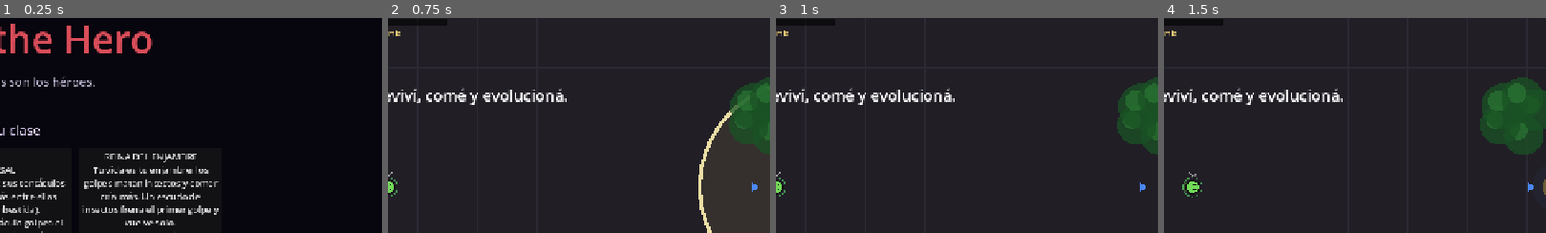
Above: before the commit, frames 1-4 (left to right).
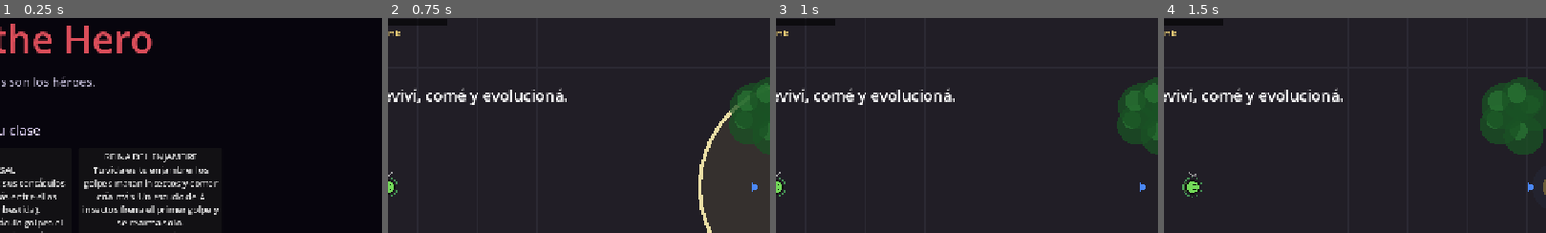
Above: after the commit, the same moments.

Repository: FedeOsorio/survive-the-hero
Game: Godot game, scene res://scenes/menu.tscn
Same seed, same stepped clock (60 frames per second), same inputs: the game is played once before the commit and once after it.
Inputs (mouse positions are % of the whole screen's width and height, from its top left):
- Up to frame 1 (0.25 s): no input
- Up to frame 2 (0.75 s): click "Jugar" at 0.5 s
- Up to frame 3 (1 s): no input
- Up to frame 4 (1.5 s): tap Enter (pick_confirm) at 1.25 s; move the mouse to (72, 45) at 1.27 s; hold D (move_right) from 1.28 s (still down); tap Space (dash) at 1.35 s; click (72, 45) at 1.42 s
The pictures show only the part of the screen within x 50-100%, y 11-61%; the shares and areas given below are measured in that part.

The runs differ from the first frame. In frame 1, 0.8% of the frame differs, in the area x 25-54%, y 80-97%; in frame 2, nothing differs; in frame 3, nothing differs; in frame 4, nothing differs.

Commit message:
Reina: escudo de 4 insectos y Espinas de la Reina (reemplazan a Larvas)
Claude-Session: https://claude.ai/code/session_0131SmXs6jCLqLr1EGxSzfTS

Diff:
--- a/scripts/balance.gd
+++ b/scripts/balance.gd
@@ -662,7 +662,7 @@
 		"weapon": "Escupitajo, y Huesos, Detonar cadáver y Aliento por etapa."},
 	"abisal": {"name": "Abisal", "hp": 1.0, "rule": "Abrí grietas (C): sus tentáculos frenan, y viajás entre ellas (doble embestida).",
 		"weapon": "Azote: un tentáculo golpea el piso en línea hacia el héroe."},
-	"reina": {"name": "Reina del enjambre", "hp": 1.0, "rule": "Tu vida es tu enjambre: los golpes matan insectos y comer cría más. Un escudo de insectos frena el primer golpe y vuelve solo.",
+	"reina": {"name": "Reina del enjambre", "hp": 1.0, "rule": "Tu vida es tu enjambre: los golpes matan insectos y comer cría más. Un escudo de 4 insectos frena el primer golpe y se rearma solo.",
 		"weapon": "Manda parte del enjambre a picar al héroe."},
 }
 
@@ -762,8 +762,8 @@
 		{"id": "zumbido", "name": "Zumbido", "icon": "Zu", "color": Color(0.7, 0.7, 0.5), "desc": "Los Paladines picados pierden el objetivo 1 s."},
 		{"id": "colmena", "name": "Colmena", "icon": "Cm", "color": Color(0.95, 0.75, 0.3), "desc": "Criás insectos más rápido."},
 		{"id": "avispas", "name": "Avispas de fuego", "icon": "Av", "color": Color(1.0, 0.5, 0.15), "desc": "Los insectos que te matan explotan alrededor tuyo."},
-		{"id": "alas", "name": "Alas de acero", "icon": "Aa", "color": Color(0.7, 0.85, 0.95), "desc": "El Escudo de insectos se recarga 1 s más rápido por rango (mínimo 2 s)."},
-		{"id": "larvas", "name": "Larvas", "icon": "La", "color": Color(0.95, 0.95, 0.8), "desc": "Cada cadáver que comés deja una larva: en 4 s, +2 insectos."},
+		{"id": "alas", "name": "Alas de acero", "icon": "Aa", "color": Color(0.7, 0.85, 0.95), "desc": "El Escudo de insectos se rearma 1 s más rápido por rango (mínimo 2 s)."},
+		{"id": "puas", "name": "Espinas de la Reina", "icon": "Ep", "color": Color(0.65, 0.35, 0.85), "desc": "Dos espinas de tu espalda apuñalan al enemigo más cercano (héroe, Paladín o civil). Cada rango: +20% daño y -10% de espera."},
 		{"id": "madre", "name": "Reina madre", "icon": "Rm", "color": Color(0.8, 0.5, 0.9), "desc": "+15% de máximo de insectos por rango."},
 		{"id": "cazador", "name": "Enjambre cazador", "icon": "Ec", "color": Color(0.6, 0.5, 0.2), "desc": "El héroe cerca tuyo recibe picaduras de los insectos en casa."},
 	],
@@ -798,13 +798,18 @@
 const SWARM_PICK_CD_PER_RANK := 0.3
 const SWARM_FIRE_WASP_RADIUS := 50.0 # Avispas de fuego
 const SWARM_FIRE_WASP_DAMAGE := 0.3 # x mordida por insecto muerto
-const SWARM_SHIELD_RECHARGE := 6.0 # S8-d: Escudo de insectos automático; el primer golpe lo rompe (sin daño, 1 insecto)
+const SWARM_SHIELD_RECHARGE := 6.0 # S8-d: Escudo de insectos automático; el primer golpe lo rompe (sin daño, mueren sus insectos)
+const SWARM_SHIELD_INSECTS := 4 # insectos de casa que forman el escudo
 const SWARM_SHIELD_MIN_RECHARGE := 2.0
 const SWARM_STEEL_WINGS_PER_RANK := 1.0 # Alas de acero: -1 s de recarga por rango
 const SWARM_DEFENSE := 0.6 # S8-c': la Reina recibe el 40% del daño (Federico: defensa, no tope por golpe)
 const SWARM_SHELL_INSECTS := 4 # S8-b: Caparazón de la Reina = +4 insectos máximos por rango
-const SWARM_LARVA_TIME := 4.0
-const SWARM_LARVA_INSECTS := 2
+const SWARM_SPINES_RANGE := 140.0 # Espinas de la Reina (S8-d, reemplaza a Larvas)
+const SWARM_SPINES_EVERY := 1.2
+const SWARM_SPINES_CD_PER_RANK := 0.1 # -10% de espera por rango
+const SWARM_SPINES_GAP := 0.1 # entre la estocada de cada espina
+const SWARM_SPINES_DAMAGE := 0.9 # x mordida por estocada
+const SWARM_SPINES_STAB_TIME := 0.15 # dibujo: la espina sale y vuelve
 const SWARM_MOTHER_PER_RANK := 0.15
 const SWARM_HUNTER_RADIUS := 130.0 # Enjambre cazador
 const SWARM_HUNTER_DPS := 0.2 # x mordida por segundo
--- a/scripts/class_swarm.gd
+++ b/scripts/class_swarm.gd
@@ -4,9 +4,10 @@
 ## al quedarse sin ninguno en casa. Comer cadáveres y civiles cría.
 ## Poderes: A picar (fijo: parte del enjambre sale a picar; los que salen no la
 ## protegen), Nube (el enjambre envuelve al héroe y lo ciega), Aguijón, Zumbido,
-## Colmena, Avispas de fuego, Alas de acero, Larvas, Reina madre y Enjambre cazador.
-## Escudo de insectos automático: el primer golpe lo rompe (sin daño, muere 1 insecto)
-## y se recarga solo. La C no hace nada por ahora.
+## Colmena, Avispas de fuego, Alas de acero, Espinas de la Reina, Reina madre y Enjambre
+## cazador. Escudo de insectos automático: SWARM_SHIELD_INSECTS insectos de casa hacen un
+## anillo; el primer golpe lo rompe (sin daño, mueren esos insectos) y se rearma solo.
+## La C no hace nada por ahora.
 ## Caparazón le suma insectos máximos.
 
 var home := B.SWARM_START
@@ -15,8 +16,10 @@
 var _cloud = null # {target, n, t}
 var _cloud_cd := B.SWARM_CLOUD_EVERY
 var _breed_t := 0.0
-var _shield_cd := 0.0 # Escudo de insectos: activo cuando llega a 0
-var _larvae: Array = [] # {pos, t}
+var _shield := 0 # insectos en el escudo (0: roto o esperando)
+var _shield_cd := 0.0 # se rearma cuando llega a 0 y hay insectos en casa
+var _spines_cd := 0.0 # Espinas de la Reina
+var _stabs: Array = [] # {target, side, delay, t}: estocadas pendientes o en curso
 
 
 func max_insects() -> int:
@@ -30,7 +33,7 @@
 
 
 func away() -> int:
-	var n: int = _cloud.n if _cloud != null else 0
+	var n: int = (_cloud.n if _cloud != null else 0) + _shield
 	for s in _sorties:
 		n += s.n
 	return n
@@ -47,21 +50,22 @@
 
 func on_eat(c) -> void:
 	_breed(B.SWARM_PER_CIVILIAN if c.has_meta("civilian") else B.SWARM_PER_CORPSE)
-	if creep.rank("larvas") > 0:
-		_larvae.append({"pos": c.position, "t": B.SWARM_LARVA_TIME})
 
 
 func take_hit(amount: float) -> bool:
+	if _shield > 0: # el escudo se rompe: el golpe no hace daño y mueren sus insectos
+		var lost := _shield
+		_shield = 0
+		_shield_cd = _shield_recharge()
+		if creep.rank("avispas") > 0:
+			_fire_wasps(lost)
+		return true
 	if home <= 0:
 		home = 0
 		creep.die()
 		return true
-	var killed := 1 # el escudo se rompe: el golpe no hace daño y muere 1 insecto
-	if _shield_cd <= 0.0:
-		_shield_cd = _shield_recharge()
-	else:
-		amount *= 1.0 - B.SWARM_DEFENSE
-		killed = mini(maxi(ceili(amount / _per_insect()), 1), home)
+	amount *= 1.0 - B.SWARM_DEFENSE
+	var killed := mini(maxi(ceili(amount / _per_insect()), 1), home)
 	home -= killed
 	if creep.rank("avispas") > 0:
 		_fire_wasps(killed)
@@ -74,7 +78,7 @@
 
 func hp_text() -> String:
 	var out := away()
-	var shield := "Escudo listo" if _shield_cd <= 0.0 else "Escudo %ds" % ceili(_shield_cd)
+	var shield := "Escudo listo" if _shield > 0 else ("Escudo %ds" % ceili(_shield_cd) if _shield_cd > 0.0 else "Escudo: faltan insectos")
 	return "Enjambre %d/%d" % [home, max_insects()] + (" (+%d afuera)" % out if out > 0 else "") + " · " + shield
 
 
@@ -162,33 +166,96 @@
 
 func _update_extras(delta: float) -> void:
 	_shield_cd = maxf(_shield_cd - delta, 0.0)
-	for l in _larvae.duplicate():
-		l.t -= delta
-		if l.t <= 0.0:
-			_larvae.erase(l)
-			_breed(roundi(B.SWARM_LARVA_INSECTS * creep.pmult("larvas")))
+	if _shield == 0 and _shield_cd <= 0.0 and home >= B.SWARM_SHIELD_INSECTS:
+		home -= B.SWARM_SHIELD_INSECTS
+		_shield = B.SWARM_SHIELD_INSECTS
+	if creep.rank("puas") > 0 or not _stabs.is_empty():
+		_update_spines(delta)
 	if creep.rank("cazador") > 0 and home > 0:
 		for t in targets():
 			if creep.position.distance_to(t.position) < B.SWARM_HUNTER_RADIUS + t.radius:
 				hurt(t, creep.bite * B.SWARM_HUNTER_DPS * creep.pmult("cazador") * delta, true)
 
 
+# --- Espinas de la Reina: dos espinas de la espalda apuñalan al más cercano ------
+
+func _update_spines(delta: float) -> void:
+	for s in _stabs:
+		if s.delay > 0.0:
+			s.delay -= delta
+			if s.delay <= 0.0 and is_instance_valid(s.target):
+				var dmg: float = creep.bite * B.SWARM_SPINES_DAMAGE * creep.pmult("puas")
+				if s.target in world.civilians:
+					s.target.take_damage(dmg)
+				else:
+					hurt(s.target, dmg)
+		else:
+			s.t -= delta
+	_stabs = _stabs.filter(func(s): return s.t > 0.0 and is_instance_valid(s.target))
+	if creep.rank("puas") == 0:
+		return
+	_spines_cd -= delta
+	if _spines_cd > 0.0:
+		return
+	var t = _spine_target()
+	if t == null:
+		return
+	_spines_cd = B.SWARM_SPINES_EVERY * pow(1.0 - B.SWARM_SPINES_CD_PER_RANK, creep.rank("puas") - 1)
+	for i in 2: # una estocada por espina
+		_stabs.append({"target": t, "side": 1.0 if i == 0 else -1.0, "delay": 0.001 + i * B.SWARM_SPINES_GAP, "t": B.SWARM_SPINES_STAB_TIME})
+
+
+## Héroe > Paladín > civil, el más cercano de cada grupo a menos de SWARM_SPINES_RANGE.
+func _spine_target():
+	for group in [world.heroes.targets(), world.infamy.paladins, world.civilians]:
+		var best = null
+		var best_d := B.SWARM_SPINES_RANGE
+		for t in group:
+			var d: float = creep.position.distance_to(t.position) - t.radius
+			if d < best_d:
+				best_d = d
+				best = t
+		if best != null:
+			return best
+	return null
+
+
+## Dos espinas quitinosas violetas: dobladas en la espalda, o estiradas hasta el blanco.
+func _draw_spines() -> void:
+	var back: Vector2 = -creep.facing()
+	var side: Vector2 = back.orthogonal()
+	for k in [1.0, -1.0]:
+		var base: Vector2 = creep.position + back * creep.radius * 0.6 + side * k * creep.radius * 0.5
+		var tip: Vector2 = base + back * 16.0 + side * k * 10.0
+		var elbow: Vector2 = base + back * 10.0 + side * k * 14.0
+		for s in _stabs:
+			if s.side == k and s.delay <= 0.0:
+				var reach: float = sin(PI * (1.0 - s.t / B.SWARM_SPINES_STAB_TIME)) # sale y vuelve
+				var goal: Vector2 = s.target.position
+				elbow = base.lerp(base + back * 8.0 + side * k * 28.0, reach)
+				tip = (base + back * 16.0 + side * k * 10.0).lerp(goal, reach)
+		var pts := PackedVector2Array([base, elbow, tip])
+		draw_polyline(pts, Color(0.3, 0.1, 0.4), 5.0)
+		draw_polyline(pts, Color(0.65, 0.35, 0.85), 2.0)
+		draw_circle(tip, 2.0, Color(0.9, 0.75, 1.0))
+
+
 # --- Dibujo -----------------------------------------------------------------------
 
 func _draw() -> void:
 	var t: float = world.elapsed
 	var col := Color(0.15, 0.12, 0.05)
-	if _shield_cd <= 0.0 and home > 0: # el enjambre en casa hace un anillo cerrado
-		draw_arc(creep.position, creep.radius + 20.0, 0.0, TAU, 40, Color(0.7, 0.85, 0.95, 0.35 + 0.15 * sin(t * 8.0)), 6.0)
-		for i in mini(home, 40):
-			draw_circle(creep.position + Vector2.from_angle(TAU * i / mini(home, 40) + t * 3.0) * (creep.radius + 20.0), 2.2, col)
+	if _shield > 0: # los insectos del escudo dan vueltas en un anillo cerrado
+		draw_arc(creep.position, creep.radius + 20.0, 0.0, TAU, 40, Color(0.7, 0.85, 0.95, 0.35 + 0.15 * sin(t * 8.0)), 4.0)
+		for i in _shield:
+			draw_circle(creep.position + Vector2.from_angle(TAU * i / _shield + t * 3.0) * (creep.radius + 20.0), 3.0, col)
 	elif _shield_cd > 0.0:
 		var k: float = _shield_cd / _shield_recharge()
 		draw_arc(creep.position, creep.radius + 6.0, -PI * 0.5, -PI * 0.5 + TAU * (1.0 - k), 24, Color(0.7, 0.85, 0.95, 0.5), 2.0)
 	if creep.rank("cazador") > 0:
 		draw_arc(creep.position, B.SWARM_HUNTER_RADIUS, 0.0, TAU, 40, Color(0.6, 0.5, 0.2, 0.2), 1.5)
-	for l in _larvae:
-		draw_circle(l.pos + Vector2(0, sin(t * 5.0) * 1.5), 3.0, Color(0.95, 0.95, 0.8))
+	if creep.rank("puas") > 0:
+		_draw_spines()
 	for i in mini(home, 60):
 		var a: float = TAU * i / maxf(mini(home, 60), 1.0) + t * (1.5 + (i % 3) * 0.4)
 		var r: float = creep.radius + 8.0 + (i % 4) * 4.0 + 2.0 * sin(t * 7.0 + i)
Not shown, changed: CLAUDE.md
